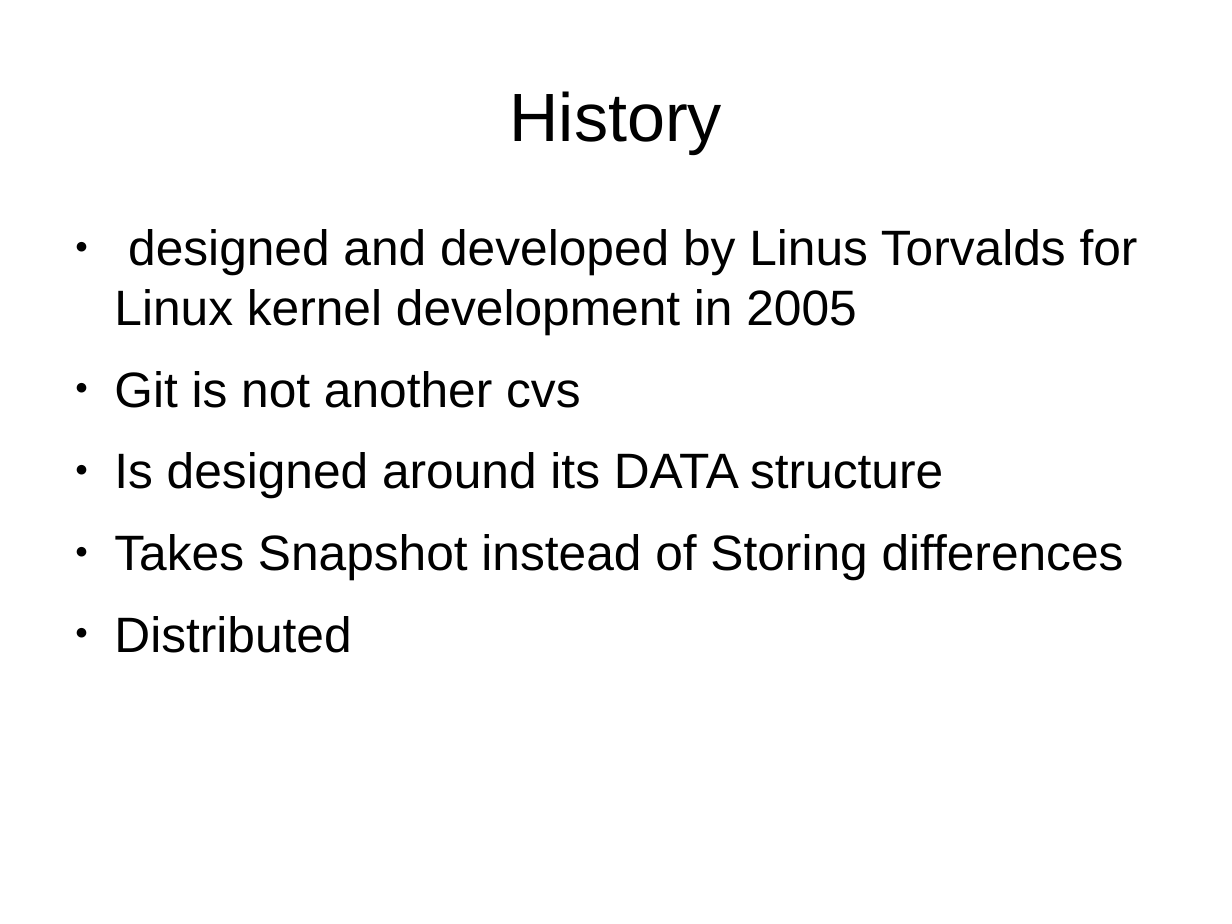
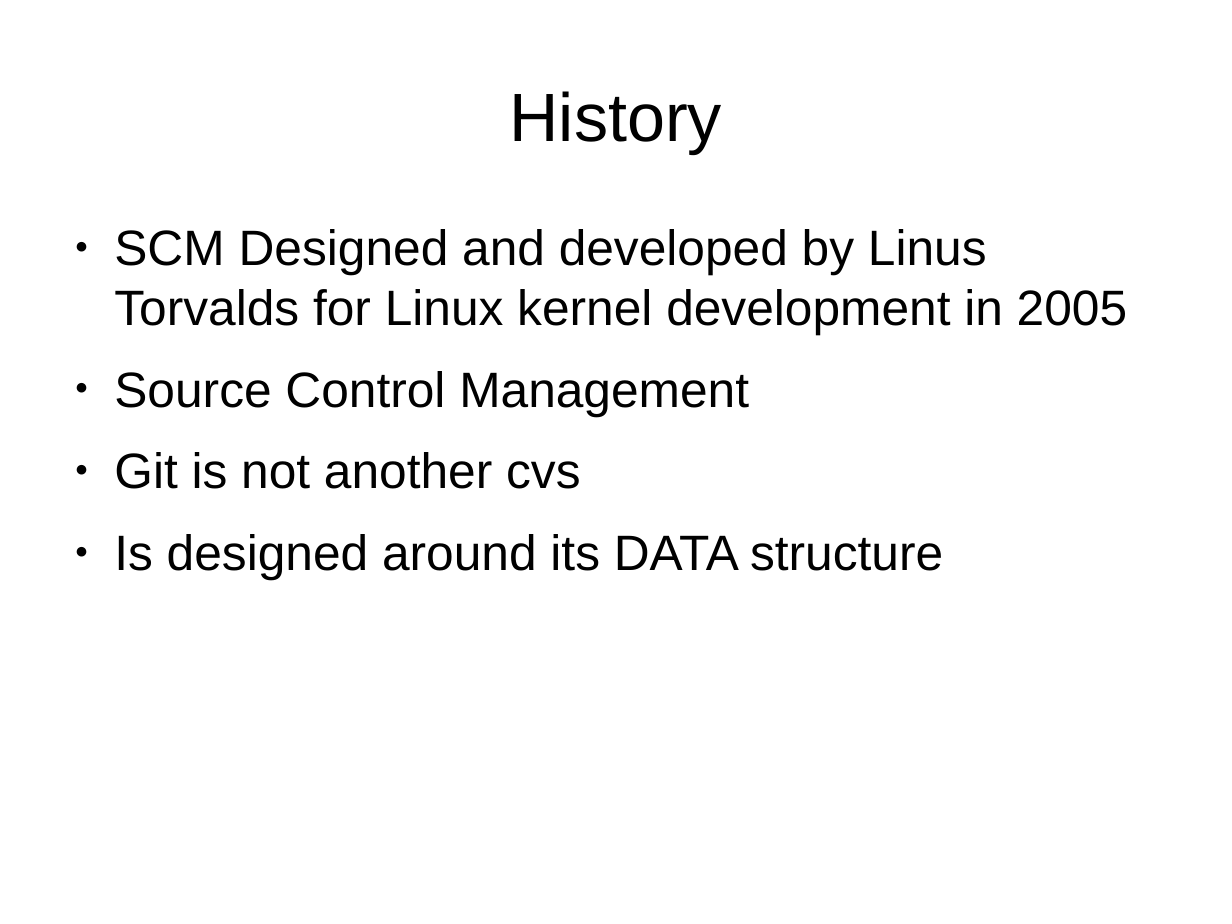
Before and after one commit to aminhjz-old/learngitthehardway, a slide deck: slide 2 of learngitthehardway.odp. Drawn at 1232x924 pixels with LibreOffice and Linux fonts; fonts in the diff are those of the drawing. Boxes give left, top, right and bottom in pixels: in the first picture for what was removed or moved away, otherwise in the second. Text is boxed around its words. In the diff, an @@ line names an element or a change of style, - is before the commit and + after.

Commit message:
added final changes

```diff
--- a/learngitthehardway.odp
+++ b/learngitthehardway.odp
@@ text at [114, 229, 1127, 416]: text changed @@
-● designed and developed by Linus Torvalds for Linux kernel development in 2005
+● SCM Designed and developed by Linus Torvalds for Linux kernel development in 2005
+● Source Control Management
@@ text at [114, 534, 1124, 653]: paragraphs removed @@
-● Takes Snapshot instead of Storing differences
-● Distributed
```
Also in this commit, not shown: 2 other slides changed.
